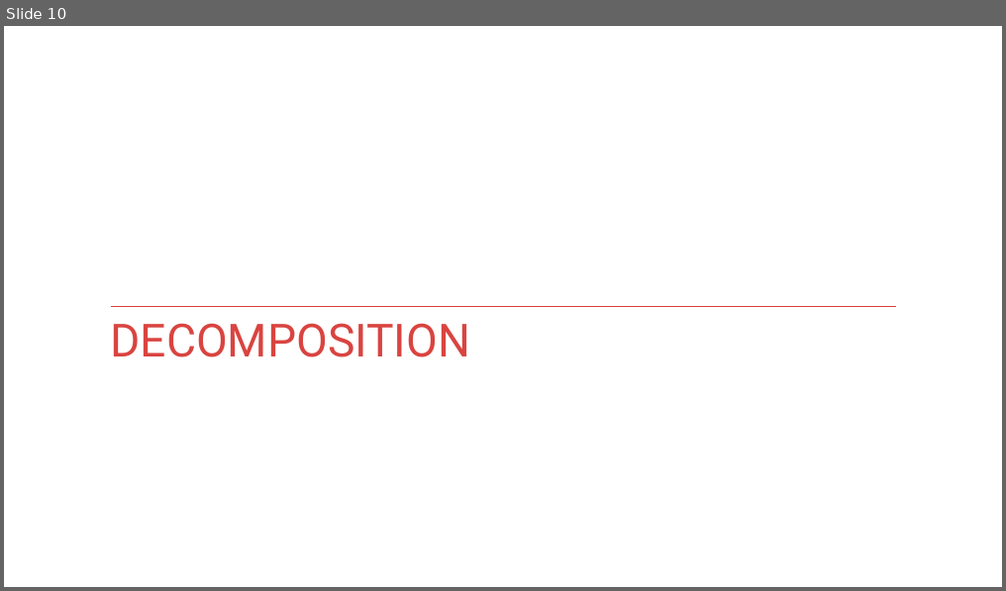
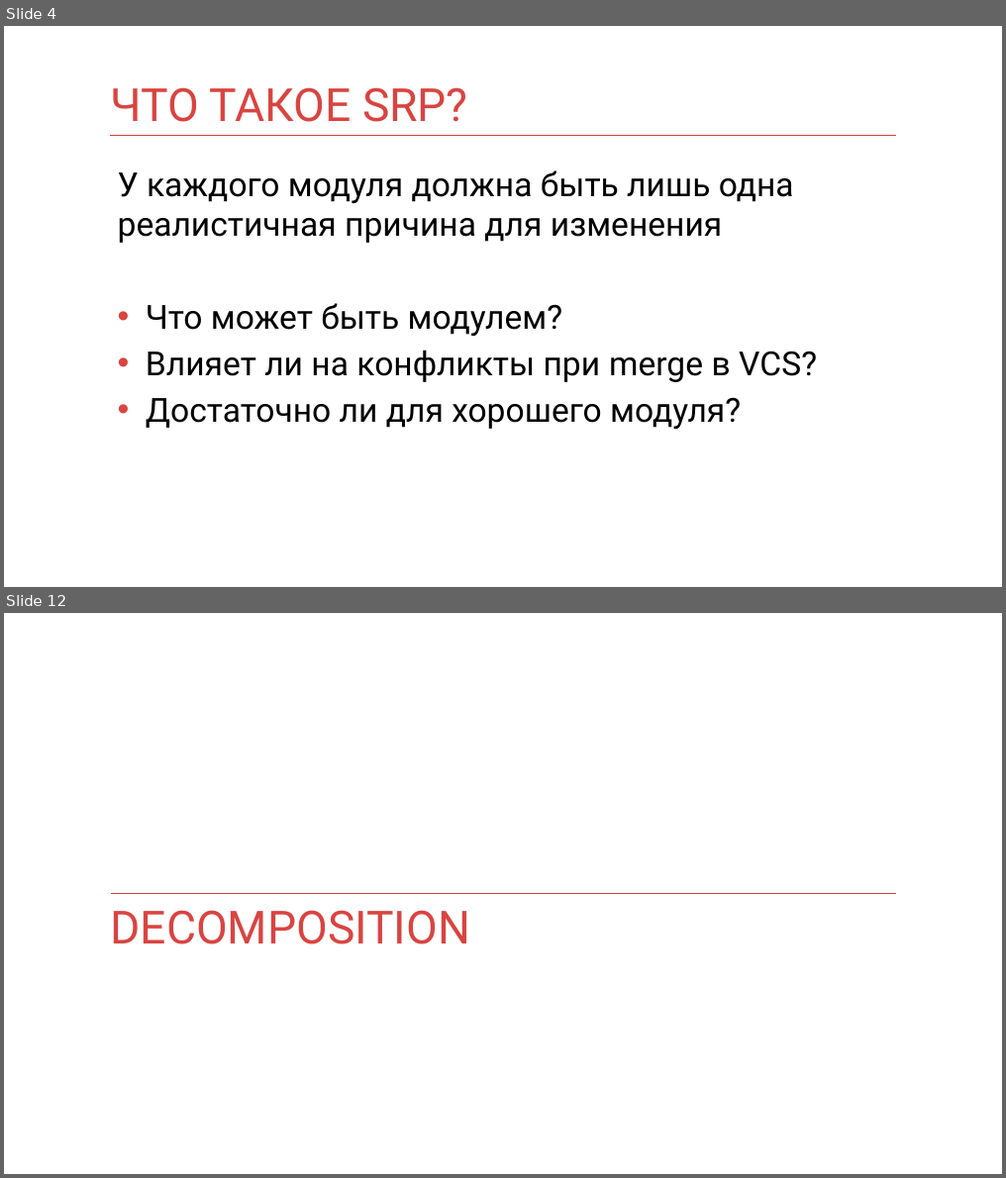
Before and after one commit to kontur-courses/clean-code, a slide deck: clean-code.pptx. Shown one above the other, each under a label of ours: slide 10 before the commit, slides 4 and 12 after it; the slides between them are not shown. The pictures are 1006x591 and 1006x1178 pixels, drawn with LibreOffice and Linux fonts; fonts in the diff are those of the drawing. Boxes give left, top, right and bottom in pixels: in the first picture for what was removed or moved away, otherwise in the second. Text is boxed around its words. In the diff, an @@ line names an element or a change of style, - is before the commit and + after.

```diff
--- a/clean-code.pptx
+++ b/clean-code.pptx
@@ slide 4 added at box(4, 26, 1002, 587), background #FFFFFF @@
@@ title added at box(110, 87, 468, 122), 44 pt, text #D94440 @@
+ЧТО ТАКОЕ SRP?
@@ line added from (110, 136) to (896, 136), #D83F3B 1 pt @@
@@ text added at box(118, 171, 817, 429), 32 pt, text #000000 @@
+У каждого модуля должна быть лишь одна реалистичная причина для изменения
+• Что может быть модулем?
+• Влияет ли на конфликты при merge в VCS?
+• Достаточно ли для хорошего модуля?
@@ what was slide 10 is now slide 12 @@
```
Also in this commit, not shown: 5 slides changed, 3 other slides added, 1 slide removed, 1 other file.
